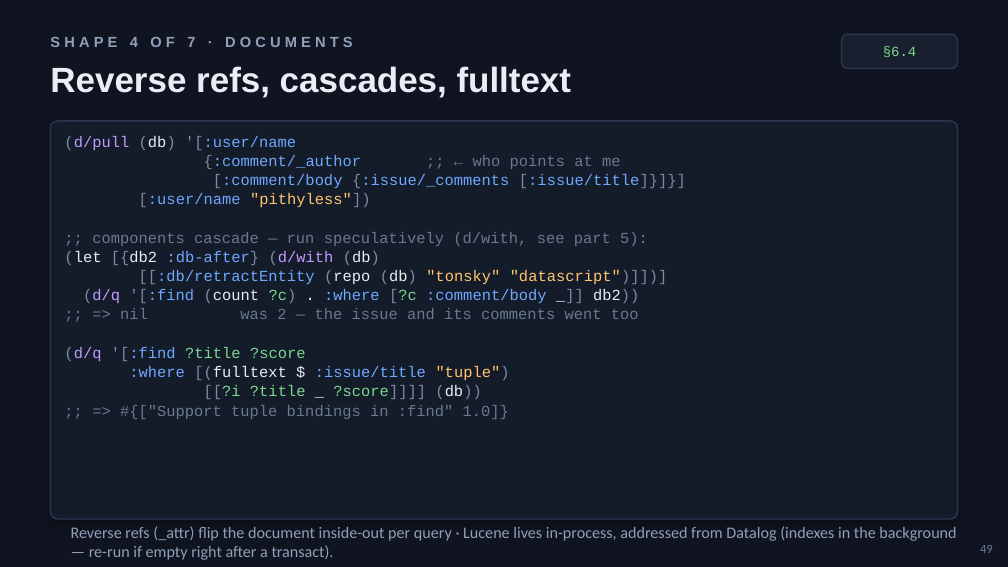
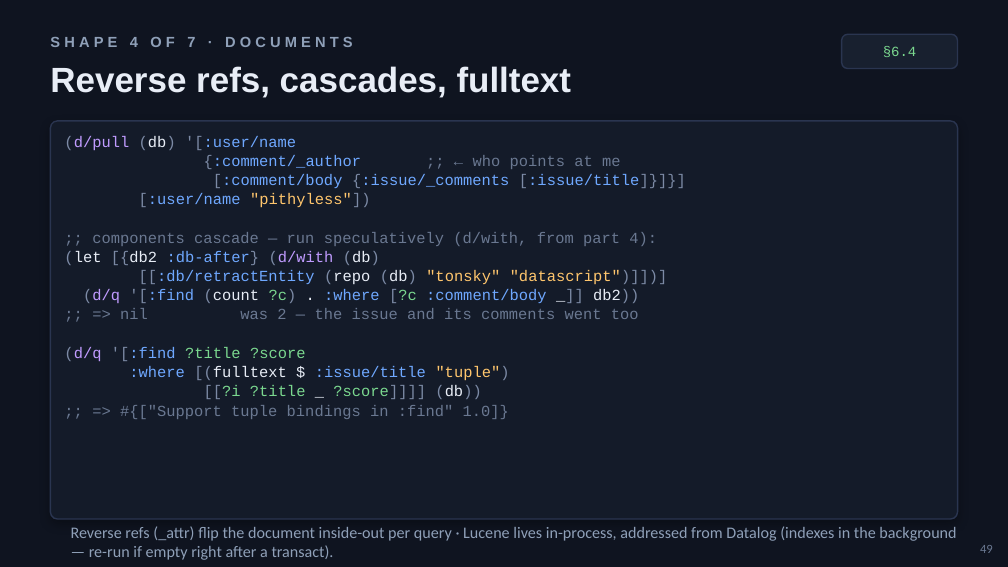
Before and after one commit to 4coders-com-br/datomic-model, a slide deck: slide 49 of domain-modeling-with-datoms.pptx. Drawn at 1008x567 pixels with LibreOffice and Linux fonts; fonts in the diff are those of the drawing. Boxes give left, top, right and bottom in pixels: in the first picture for what was removed or moved away, otherwise in the second. Text is boxed around its words. In the diff, an @@ line names an element or a change of style, - is before the commit and + after.

```diff
--- a/domain-modeling-with-datoms.pptx
+++ b/domain-modeling-with-datoms.pptx
@@ text at (x1=92, y1=232, x2=657, y2=246): text changed @@
-;; components cascade — run speculatively (d/with, see part 5):
+;; components cascade — run speculatively (d/with, from part 4):
```
Also in this commit, not shown: 6 other slides changed.
